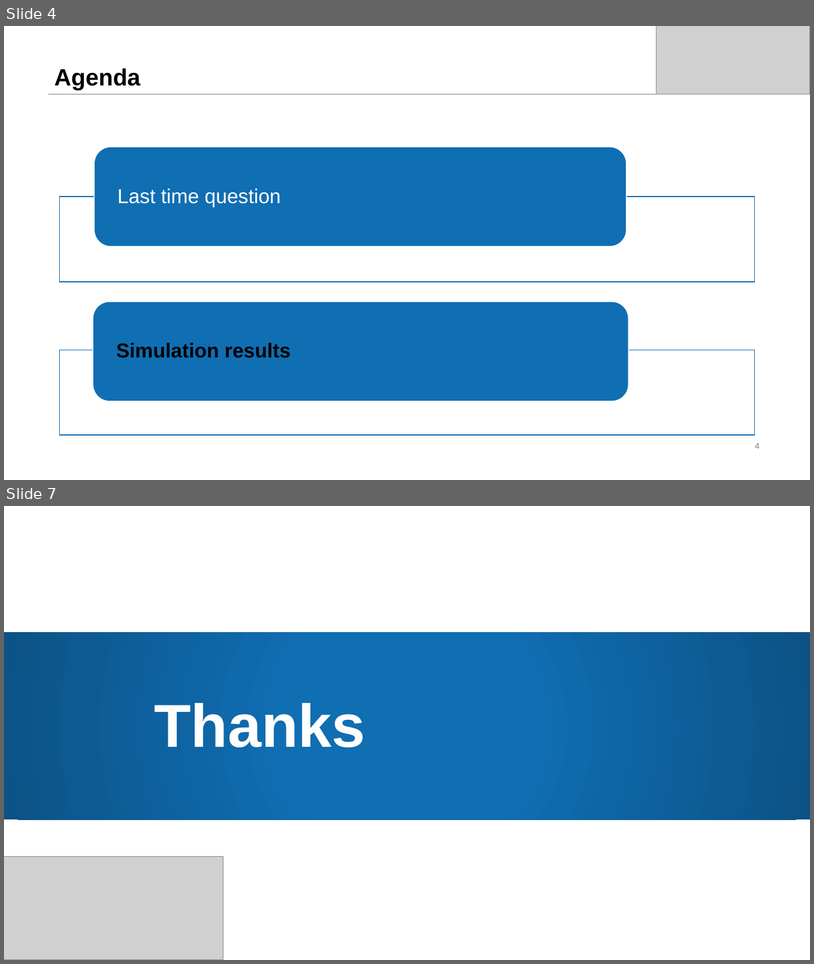
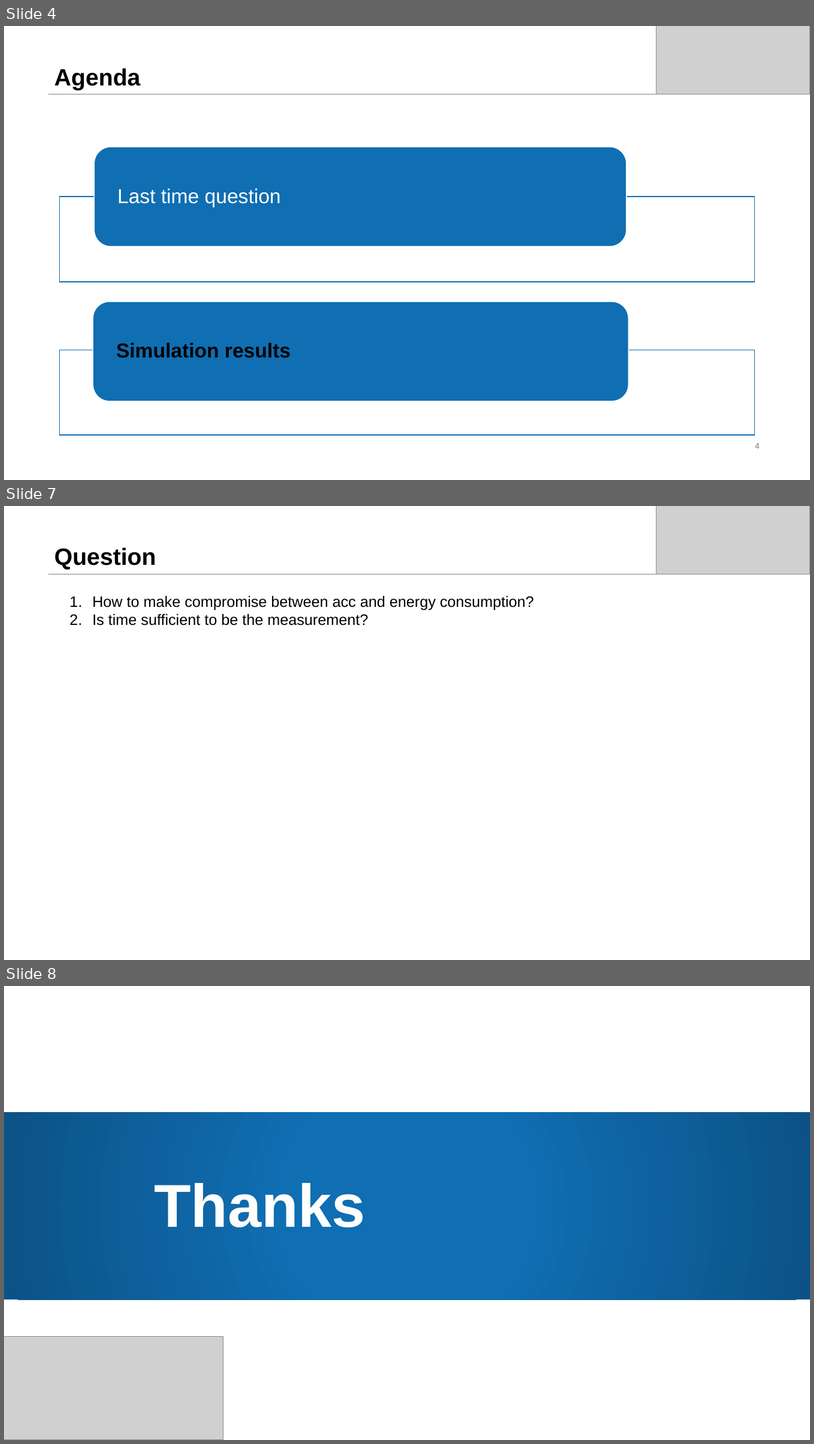
Before and after one commit to dtjgp/GreenAI, a slide deck: presentation/GreenAI_2nd.pptx. Shown one above the other, each under a label of ours: slides 4 and 7 before the commit, slides 4, 7 and 8 after it; the slides between them are not shown. The pictures are 814x964 and 814x1444 pixels, drawn with LibreOffice and Linux fonts; fonts in the diff are those of the drawing; grey boxes stand for pictures; background and template pictures are left out. Boxes give left, top, right and bottom in pixels: in the first picture for what was removed or moved away, otherwise in the second. Text is boxed around its words. In the diff, an @@ line names an element or a change of style, - is before the commit and + after.

```diff
--- a/presentation/GreenAI_2nd.pptx
+++ b/presentation/GreenAI_2nd.pptx
@@ slide 7 added at bbox=[4, 506, 810, 960], background #FFFFFF; not listed: 1 template element that a slide beside it also shows @@
@@ picture added at bbox=[657, 506, 810, 574] @@
@@ title added at bbox=[54, 547, 156, 570], 28 pt, text #000000, bold @@
+Question
@@ text added at bbox=[92, 595, 534, 625], 18 pt, text #000000 @@
+1. How to make compromise between acc and energy consumption?
+2. Is time sufficient to be the measurement?
@@ what was slide 7 is now slide 8 @@
```
Also in this commit, not shown: 3 slides changed, 6 other files.
